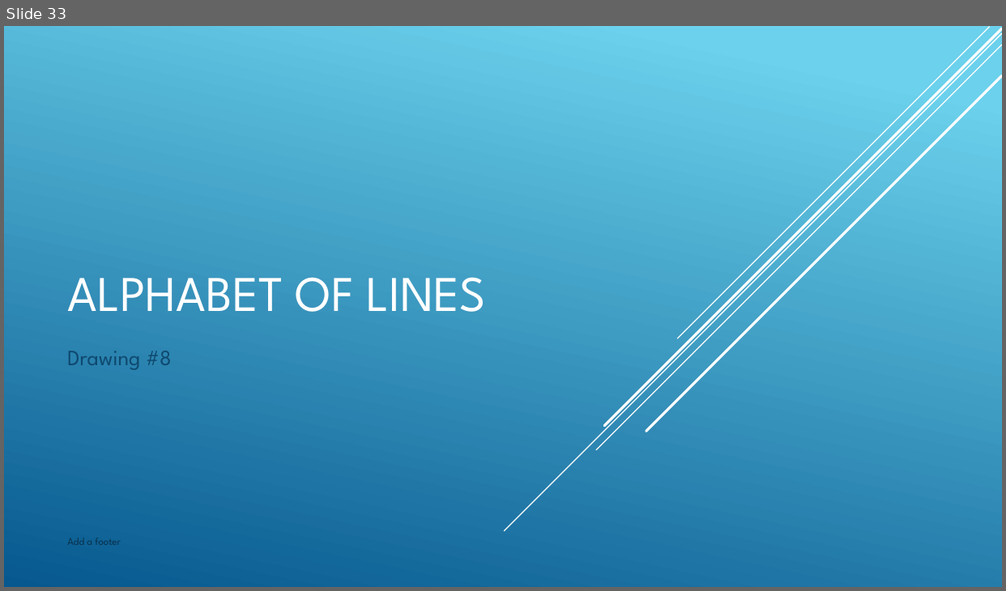
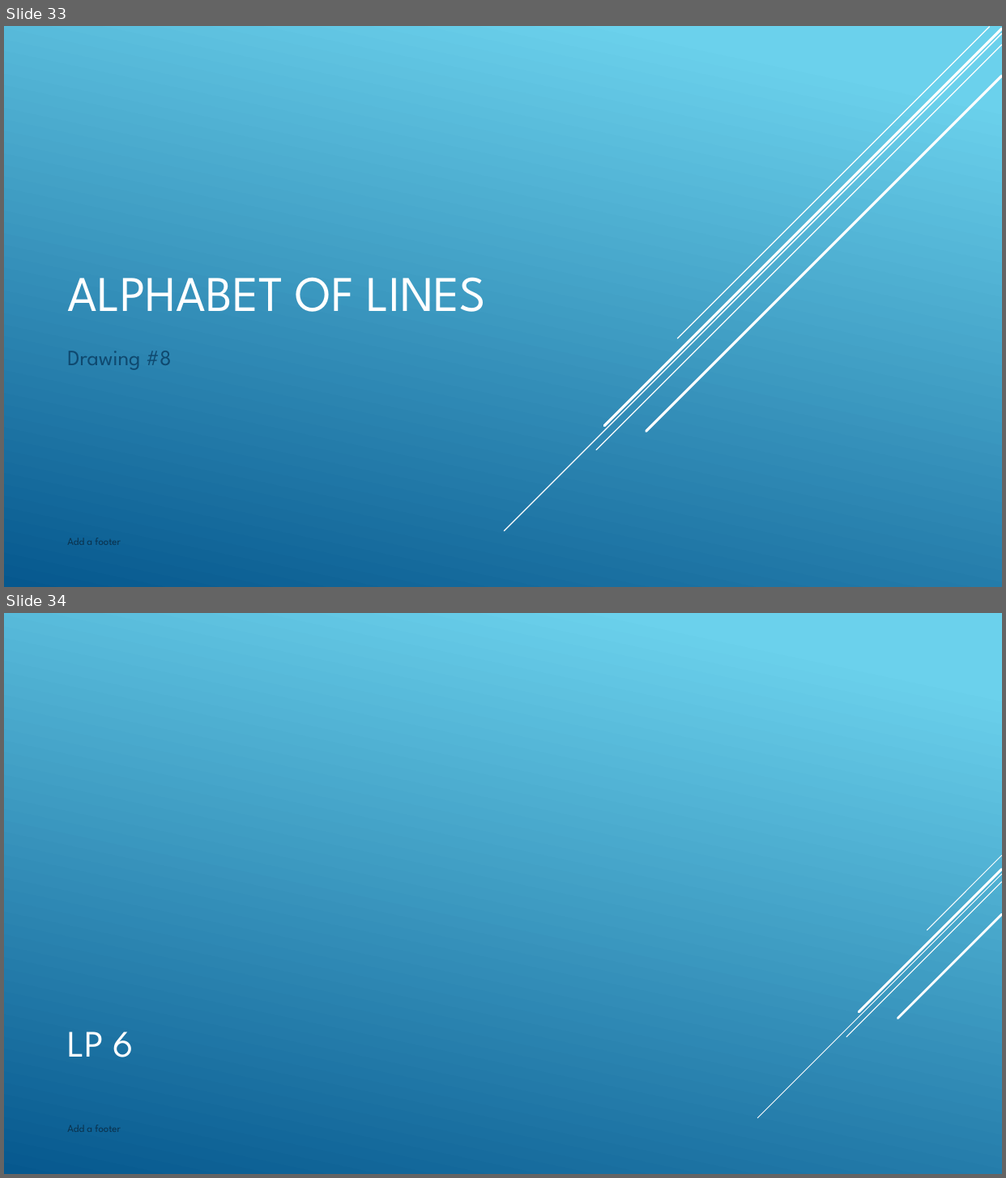
Before and after one commit to nickvertucci/Technology-Education-Curriculum, a slide deck: High School/Design and Drawing for Production/Unit 4 - The Alphabet of Lines/Section 1 - Introduction to Alphabet of Lines/Assets/Unit 4 - Section 1 - Introduction to Alphabet of Line.pptx. Shown one above the other, each under a label of ours: slide 33 before the commit, slides 33 and 34 after it. The pictures are 1006x591 and 1006x1178 pixels, drawn with LibreOffice and Linux fonts; fonts in the diff are those of the drawing. Boxes give left, top, right and bottom in pixels: in the first picture for what was removed or moved away, otherwise in the second. Text is boxed around its words. In the diff, an @@ line names an element or a change of style, - is before the commit and + after.

```diff
--- a/High School/Design and Drawing for Production/Unit 4 - The Alphabet of Lines/Section 1 - Introduction to Alphabet of Lines/Assets/Unit 4 - Section 1 - Introduction to Alphabet of Line.pptx
+++ b/High School/Design and Drawing for Production/Unit 4 - The Alphabet of Lines/Section 1 - Introduction to Alphabet of Lines/Assets/Unit 4 - Section 1 - Introduction to Alphabet of Line.pptx
@@ slide 34 added at <box>4,613,1002,1174</box>, background gradient #6ED2EB to #06588E @@
@@ group added at <box>758,855,1002,1118</box>: 5 lines @@
@@ title added at <box>67,1032,134,1058</box>, 36 pt, text #FFFFFF @@
+LP 6
@@ text added at <box>67,1125,121,1132</box>, 10 pt, text #0A304A @@
+Add a footer
```
Also in this commit, not shown: 2 other slides added, 2 other files.
